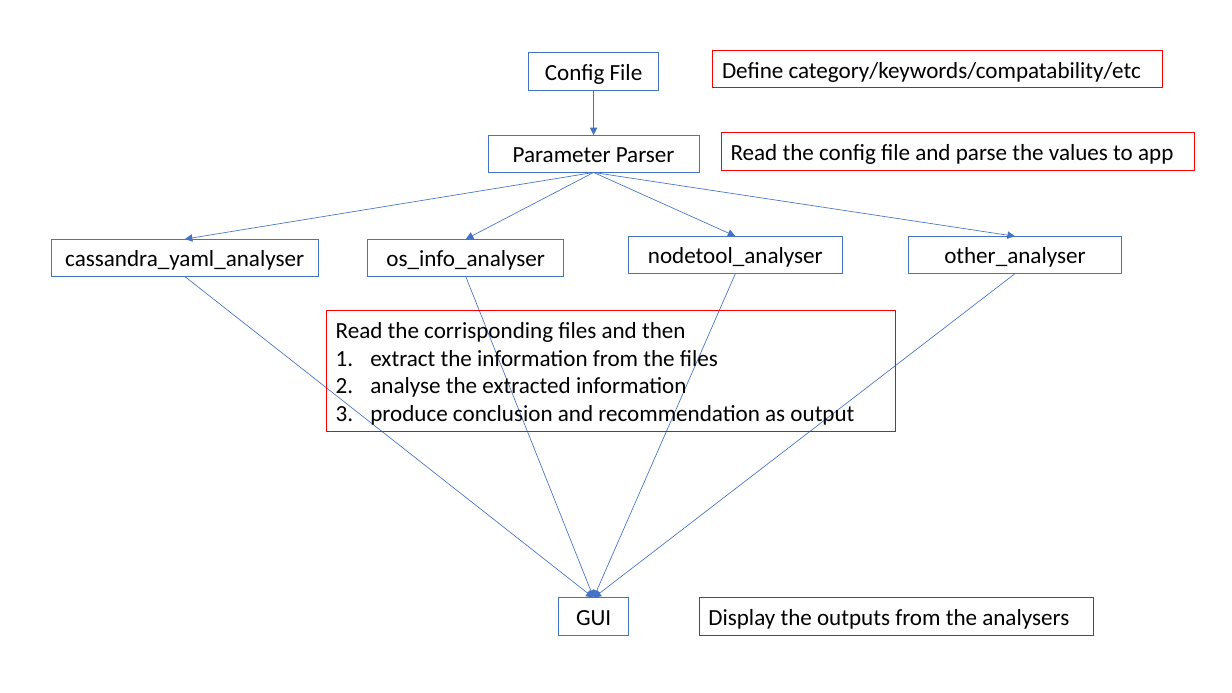
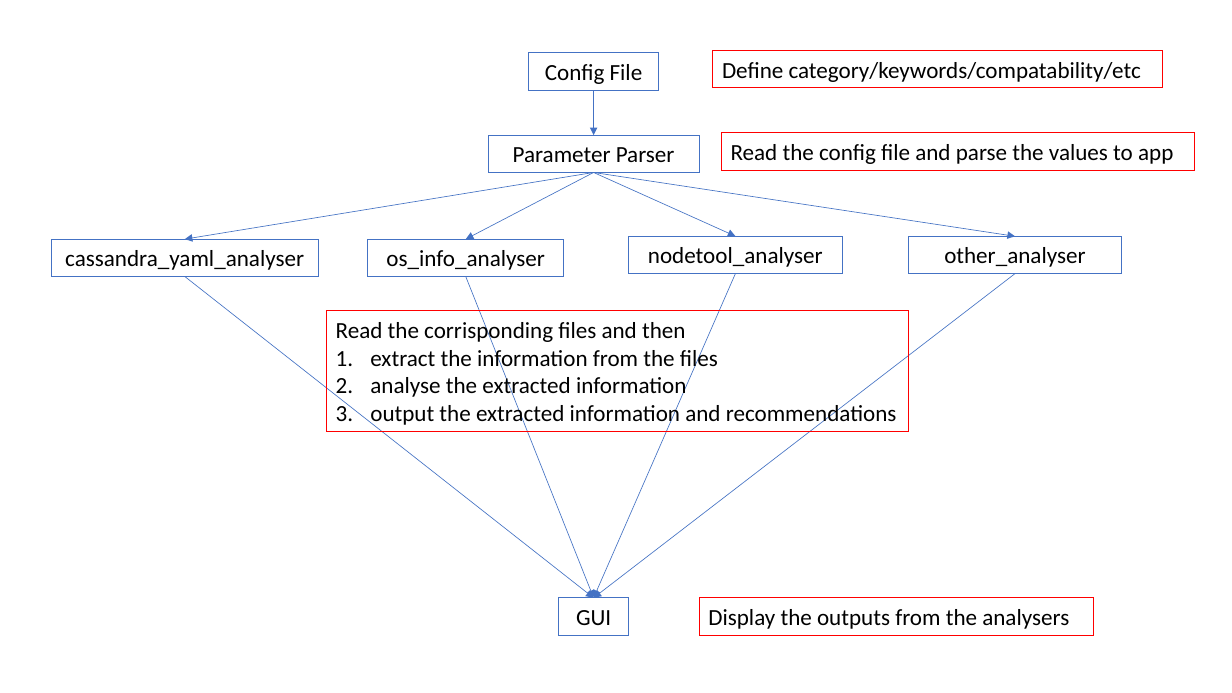
Before and after one commit to GLZ9568/Nibbler, a slide deck: slide 1 of Structure.pptx. Drawn at 1232x693 pixels with LibreOffice and Linux fonts; fonts in the diff are those of the drawing. Boxes give left, top, right and bottom in pixels: in the first picture for what was removed or moved away, otherwise in the second. Text is boxed around its words. In the diff, an @@ line names an element or a change of style, - is before the commit and + after.

```diff
--- a/Structure.pptx
+++ b/Structure.pptx
@@ rectangle "Read the corrisponding files and ..." resized from (x1=326, y1=311, x2=896, y2=432) to (x1=326, y1=311, x2=908, y2=432) @@
@@ text in rectangle at (x1=370, y1=402, x2=897, y2=428): text changed @@
-3. produce conclusion and recommendation as output
+3. output the extracted information and recommendations
```
Also in this commit, not shown: 4 other files.
